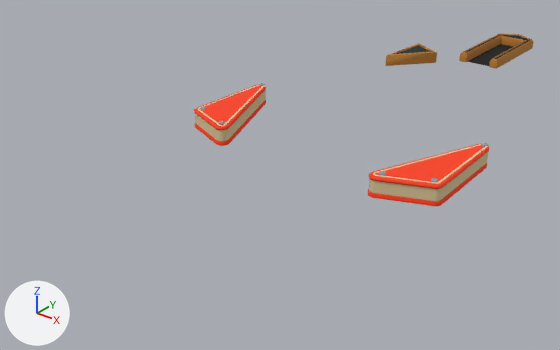
Before and after pictures for a commit that changed the COLLADA model Art/Models/premium/meridian-plastics.dae.
Before and after are seen from a 50 mm camera at (0.735, -1.869, 0.586) aimed at (-0.176, -0.73, -0.121). Lighting does not change. The marker at lower left points along +X, +Y and +Z. The first picture is the older version. Vertices at exactly the same position are counted once.

Script lines for the objects in view, before the commit:
```python
me_accent = bpy.data.meshes.new('accent')
me_accent.from_pydata(...)  # 63 vertices, 102 faces; spans x -0.2..0.019, y -0.29..0.107, z 0.0..0.028
me_accent.materials.append(mat_accent)  # orange #b87a30
me_sling_lens_0 = bpy.data.meshes.new('sling_lens_0')
me_sling_lens_0.from_pydata(...)  # 216 vertices, 295 faces; spans x -0.295..-0.179, y -0.897..-0.661, z 0.0..0.037
me_sling_lens_0.materials.append(mat_sling_lens_0)  # red #ff4019
me_sling_lens_1 = bpy.data.meshes.new('sling_lens_1')
me_sling_lens_1.from_pydata(...)  # 216 vertices, 295 faces; spans x 0.134..0.25, y -0.897..-0.661, z 0.0..0.037
me_sling_lens_1.materials.append(mat_sling_lens_1)  # red #ff4019
ob_accent = bpy.data.objects.new('accent', me_accent)
ob_accent.location = (0.0, 0.0, 0.0)
ob_sling_lens_0 = bpy.data.objects.new('sling_lens_0', me_sling_lens_0)
ob_sling_lens_0.location = (0.0, 0.0, 0.0)
ob_sling_lens_1 = bpy.data.objects.new('sling_lens_1', me_sling_lens_1)
ob_sling_lens_1.location = (0.0, 0.0, 0.0)
# also in view: 'enamel' at (-0.022, -0.777, 0.022); 'dark' at (-0.03, -0.017, 0.01)
```
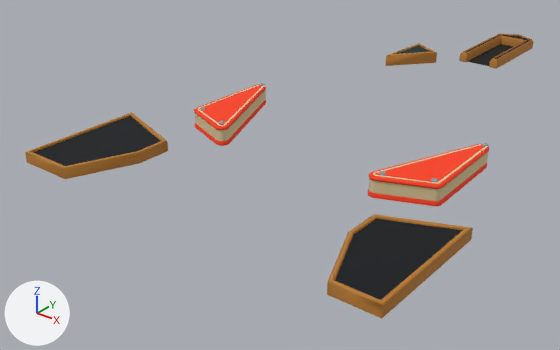
The change, as JSON lines over the scene's bpy script:
```json
{"op": "add", "block": "mat_cabinet_shell", "code": ["mat_cabinet_shell = principled_material('cabinet_shell')", "mat_cabinet_shell.base_color = (0.00139, 0.00271, 0.00542)  # black #050911", "mat_cabinet_shell.roughness = 0.9"]}
{"block": "me_accent", "where": "# used by ob_accent; location = (0.0, 0.0, 0.0)"}
{"op": "remove", "block": "me_accent", "code": "me_accent.from_pydata(...)  # 63 vertices, 102 faces; spans x -0.2..0.019, y -0.29..0.107, z 0.0..0.028"}
{"op": "add", "block": "me_accent", "code": "me_accent.from_pydata(...)  # 123 vertices, 202 faces; spans x -0.407..0.336, y -1.167..0.107, z 0.0..0.028"}
{"block": "me_accent", "change": "me_accent part 1: a new loose piece of 30 vertices spanning x -0.407..-0.246, y -1.167..-0.918, z 0.0..0.022, in mat_accent (orange #b87a30)"}
{"block": "me_accent", "change": "me_accent part 2: a new loose piece of 30 vertices spanning x 0.201..0.336, y -1.167..-0.919, z 0.0..0.022, in mat_accent (orange #b87a30)"}
{"op": "add", "block": "me_cabinet_shell", "code": ["me_cabinet_shell = bpy.data.meshes.new('cabinet_shell')", "me_cabinet_shell.from_pydata([(-0.402, -1.163, 0.018), (-0.3, -1.163, 0.018), (-0.25, -1.043, 0.018), (-0.25, -0.977, 0.018), (-0.402, -0.924, 0.018), (0.332, -1.163, 0.018), (0.332, -0.926, 0.018), (0.205, -0.977, 0.018), (0.205, -1.043, 0.018), (0.255, -1.163, 0.018)], [], [(0, 1, 2), (0, 2, 3), (3, 4, 0), (5, 6, 7), (5, 7, 8), (8, 9, 5)])", "me_cabinet_shell.materials.append(mat_cabinet_shell)  # black #050911"]}
{"op": "add", "block": "ob_cabinet_shell", "code": ["ob_cabinet_shell = bpy.data.objects.new('cabinet_shell', me_cabinet_shell)", "ob_cabinet_shell.location = (0.0, 0.0, 0.0)"]}
```

Where the change shows, as pixel boxes [x1, y1, x2, y2] in the pictures (560 x 350 px):
```json
{"object": "cabinet_shell", "change": "added", "after": [33, 116, 462, 300]}
{"object": "accent", "change": "reshaped", "before": [386, 34, 534, 69], "after": [25, 34, 534, 319], "on screen": "242% wider, 694% taller"}
{"part": 1, "of": "me_accent", "change": "added", "after": [25, 112, 168, 179], "on screen": "orange"}
{"part": 2, "of": "me_accent", "change": "added", "after": [327, 214, 473, 319], "on screen": "orange"}
```
